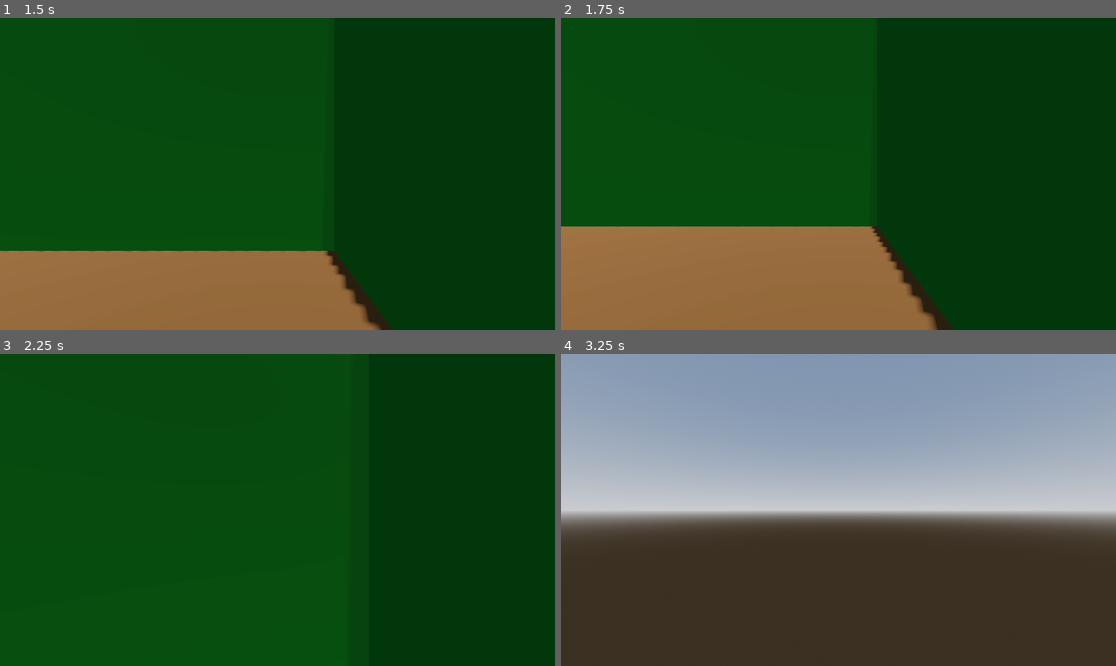
Above: before the commit, frames 1-4 (two rows, left to right).
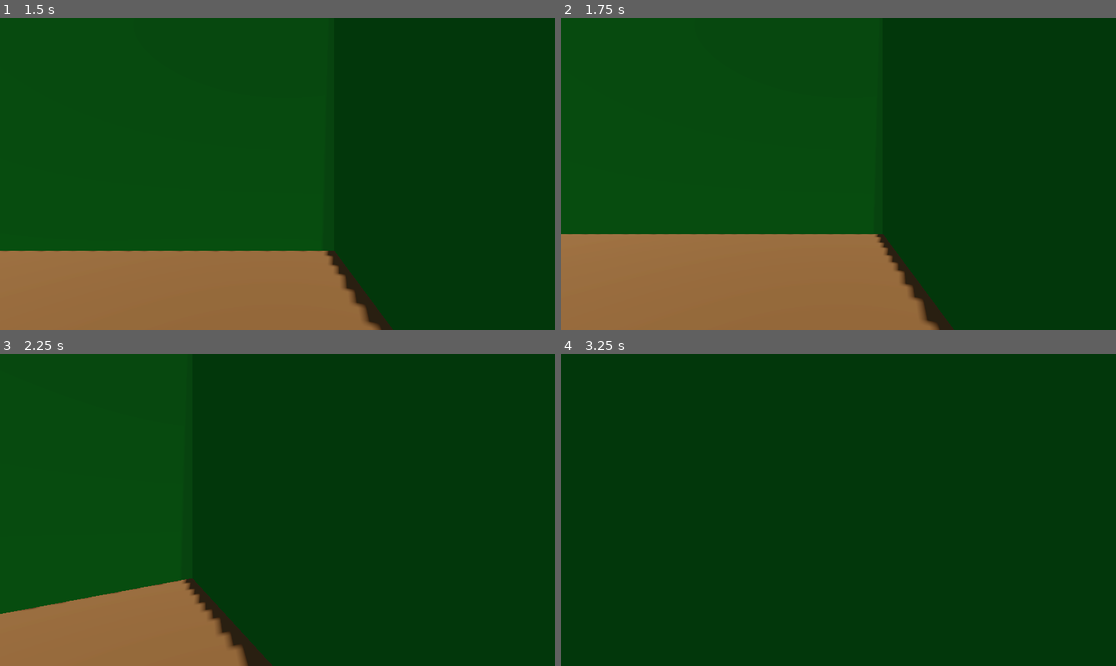
Above: after the commit, the same moments.

Repository: Z-Graham/Maze_walker
Game: Godot game, scene res://Mazes/maze_1.tscn
Same seed, same stepped clock (60 frames per second), same inputs: the game is played once before the commit and once after it.
Inputs:
- Up to frame 1 (1.5 s): tap Enter at 0.5 s; hold D (turn_right) 0.53-1.28 s; hold S (move_backward) from 1.28 s (still down)
- Up to frame 2 (1.75 s): keep holding S (move_backward)
- Up to frame 3 (2.25 s): release S (move_backward) at 2.03 s; hold D (turn_right) from 2.03 s (still down)
- Up to frame 4 (3.25 s): release D (turn_right) at 2.78 s; hold W (move_forward) from 2.78 s (still down)

Frame 1 is identical in both runs. In frame 2, 1.6% of the frame differs, in the area x 0-69%, y 66-100%; in frame 3, 9.8%; in frame 4, 100%, in the area x 0-100%, y 0-100%.

Commit message:
working collision and beginning of end of level puzzle

Diff:
--- /dev/null
+++ b/Mazes/maze_1.gd
@@ -0,0 +1,7 @@
+extends Node3D
+
+
+
+
+func _on_player_hit_end() -> void:
+	$Puzzle.visible=true
--- a/Mazes/maze_1.tscn
+++ b/Mazes/maze_1.tscn
@@ -1,6 +1,7 @@
 [gd_scene format=3 uid="uid://dvs75gcqv7gjl"]
 
-[ext_resource type="PackedScene" uid="uid://bty438n0cr3oo" path="res://Mazes/player.tscn" id="1_itefq"]
+[ext_resource type="Script" uid="uid://nmb5hpkcs5rk" path="res://Mazes/maze_1.gd" id="1_5ttg2"]
+[ext_resource type="PackedScene" uid="uid://bty438n0cr3oo" path="res://Player/player.tscn" id="1_itefq"]
 
 [sub_resource type="ProceduralSkyMaterial" id="ProceduralSkyMaterial_6j225"]
 sky_horizon_color = Color(0.66224277, 0.6717428, 0.6867428, 1)
@@ -25,6 +26,7 @@
 albedo_color = Color(0.56, 0.34533334, 0, 1)
 
 [node name="maze_1" type="Node3D" unique_id=988982650]
+script = ExtResource("1_5ttg2")
 
 [node name="WorldEnvironment" type="WorldEnvironment" parent="." unique_id=877148104]
 environment = SubResource("Environment_5ttg2")
@@ -219,10 +221,79 @@
 size = Vector3(1, 5.0981445, 4.4962716)
 material = SubResource("StandardMaterial3D_6j225")
 
-[node name="Door" type="CSGBox3D" parent="." unique_id=2093218539]
-transform = Transform3D(1, 0, 0, 0, 1, 0, 0, 0, 1, -22.018091, 2.5053833, 24.504099)
-size = Vector3(3.961914, 5.0340576, 1)
+[node name="Door" type="CSGBox3D" parent="." unique_id=2093218539 groups=["door"]]
+transform = Transform3D(1, 0, 0, 0, 1, 0, 0, 0, 1, -21.996424, 2.530316, 24.504099)
+use_collision = true
+size = Vector3(4.005249, 5.0839233, 1)
 material = SubResource("StandardMaterial3D_itefq")
 
 [node name="Player" parent="." unique_id=2344008 instance=ExtResource("1_itefq")]
 transform = Transform3D(1, 0, 0, 0, 1, 0, 0, 0, 1, 22.30139, 1.0256276, 23.228952)
+
+[node name="Puzzle" type="ColorRect" parent="." unique_id=1489238136]
+visible = false
+anchors_preset = 15
+anchor_right = 1.0
+anchor_bottom = 1.0
+grow_horizontal = 2
+grow_vertical = 2
+color = Color(0, 0, 0, 0.627451)
+
+[node name="HBoxContainer2" type="HBoxContainer" parent="Puzzle" unique_id=1452928724]
+layout_mode = 1
+anchors_preset = 8
+anchor_left = 0.5
+anchor_top = 0.5
+anchor_right = 0.5
+anchor_bottom = 0.5
+offset_left = -250.0
+offset_top = -50.0
+offset_right = 250.0
+offset_bottom = 50.0
+grow_horizontal = 2
+grow_vertical = 2
+theme_override_constants/separation = 100
+
+[node name="ColorRect" type="ColorRect" parent="Puzzle/HBoxContainer2" unique_id=1095480657]
+custom_minimum_size = Vector2(100, 100)
+layout_mode = 2
+color = Color(1, 0, 0, 1)
+
+[node name="ColorRect2" type="ColorRect" parent="Puzzle/HBoxContainer2" unique_id=1399158824]
+custom_minimum_size = Vector2(100, 100)
+layout_mode = 2
+color = Color(0, 0.01666689, 1, 1)
+
+[node name="ColorRect3" type="ColorRect" parent="Puzzle/HBoxContainer2" unique_id=251362242]
+custom_minimum_size = Vector2(100, 100)
+layout_mode = 2
+color = Color(0.2166667, 1, 0, 1)
+
+[node name="HBoxContainer" type="HBoxContainer" parent="Puzzle" unique_id=1832468185]
+layout_mode = 1
+anchors_preset = 8
+anchor_left = 0.5
+anchor_top = 0.5
+anchor_right = 0.5
+anchor_bottom = 0.5
+offset_left = -70.5
+offset_top = -50.5
+offset_right = 70.5
+offset_bottom = 50.5
+grow_horizontal = 2
+grow_vertical = 2
+theme_override_constants/separation = 100
+
+[node name="Button" type="Button" parent="Puzzle/HBoxContainer" unique_id=1127007223]
+custom_minimum_size = Vector2(100, 0)
+layout_mode = 2
+
+[node name="Button2" type="Button" parent="Puzzle/HBoxContainer" unique_id=679931213]
+custom_minimum_size = Vector2(100, 0)
+layout_mode = 2
+
+[node name="Button3" type="Button" parent="Puzzle/HBoxContainer" unique_id=2096994818]
+custom_minimum_size = Vector2(100, 0)
+layout_mode = 2
+
+[connection signal="hit_end" from="Player" to="." method="_on_player_hit_end"]
--- a/Mazes/player.gd
+++ b/Player/player.gd
@@ -1,10 +1,17 @@
 extends Camera3D
 @export var speed=5
+signal hit_end
 var direction='forward'
 var turning=false
+var moving_forward=false
+var moving_back=false
+var del:float
 func _process(delta: float) -> void:
+	del=delta
 	if Input.is_action_pressed('move_forward'):
 		if not turning:
+			moving_back=false
+			moving_forward=true
 			if direction=='forward':
 				global_position.z-=speed*delta
 			elif direction=='left':
@@ -13,8 +20,11 @@
 				global_position.x+=speed*delta
 			elif direction=='back':
 				global_position.z+=speed*delta
+
 	if Input.is_action_pressed('move_backward'):
 		if not turning:
+			moving_forward=false
+			moving_back=true
 			if direction=='forward':
 				global_position.z+=speed*delta
 			elif direction=='left':
@@ -57,6 +67,24 @@
 
 
 
-
 func _on_area_3d_body_entered(body: Node3D) -> void:
-	pass # Replace with function body.
+	if moving_forward:
+		if direction=='left':
+			global_position.x+=0.25
+		elif direction=='right':
+			global_position.x-=0.25
+		elif direction=='forward':
+			global_position.z+=0.25
+		elif direction=='back':
+			global_position.z-=0.25
+	elif moving_back:
+		if direction=='left':
+			global_position.x-=0.25
+		elif direction=='right':
+			global_position.x+=0.25
+		elif direction=='forward':
+			global_position.z-=0.25
+		elif direction=='back':
+			global_position.z+=0.25
+	if 'door' in body.get_groups():
+		hit_end.emit()
--- a/Mazes/player.tscn
+++ b/Player/player.tscn
@@ -1,6 +1,6 @@
 [gd_scene format=3 uid="uid://bty438n0cr3oo"]
 
-[ext_resource type="Script" uid="uid://dejsc6fb6bgfv" path="res://Mazes/player.gd" id="1_cyhir"]
+[ext_resource type="Script" uid="uid://dejsc6fb6bgfv" path="res://Player/player.gd" id="1_cyhir"]
 
 [sub_resource type="BoxShape3D" id="BoxShape3D_cyhir"]
 
@@ -12,4 +12,4 @@
 [node name="CollisionShape3D" type="CollisionShape3D" parent="Area3D" unique_id=34438088]
 shape = SubResource("BoxShape3D_cyhir")
 
-[connection signal="area_entered" from="Area3D" to="." method="_on_area_3d_area_entered"]
+[connection signal="body_entered" from="Area3D" to="." method="_on_area_3d_body_entered"]
--- a/project.godot
+++ b/project.godot
@@ -18,6 +18,7 @@
 [global_group]
 
 wall=""
+door=""
 
 [input]
 
Not shown, added: Mazes/maze_1.gd.uid
Renamed: Mazes/player.gd.uid -> Player/player.gd.uid
